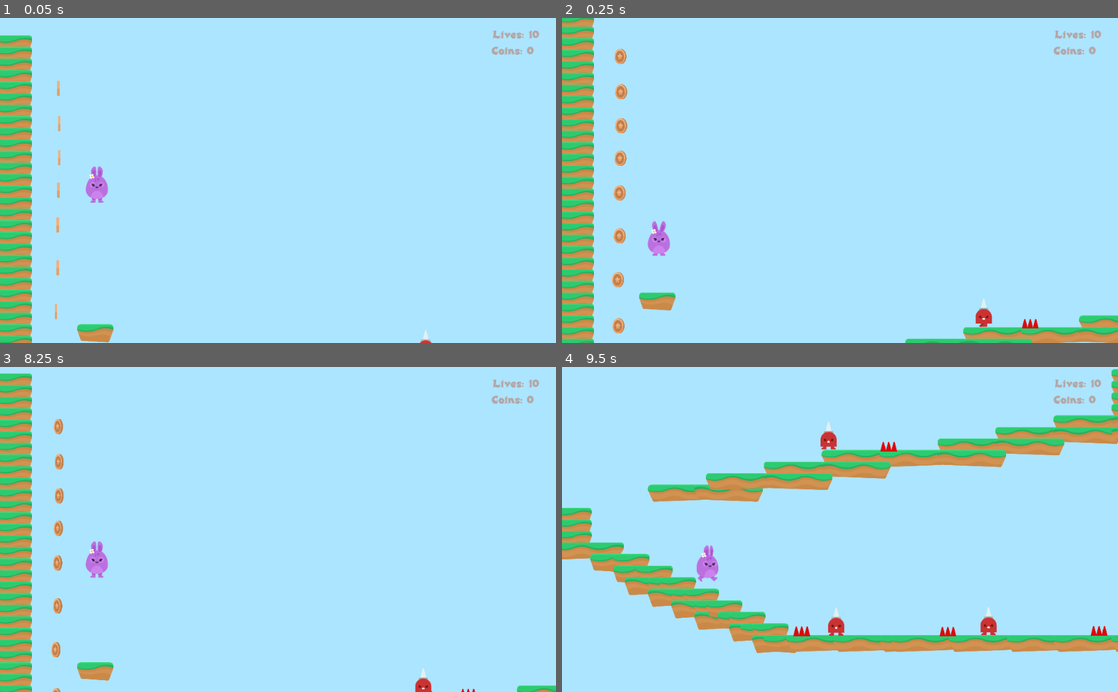
Above: before the commit, frames 1-4 (two rows, left to right).
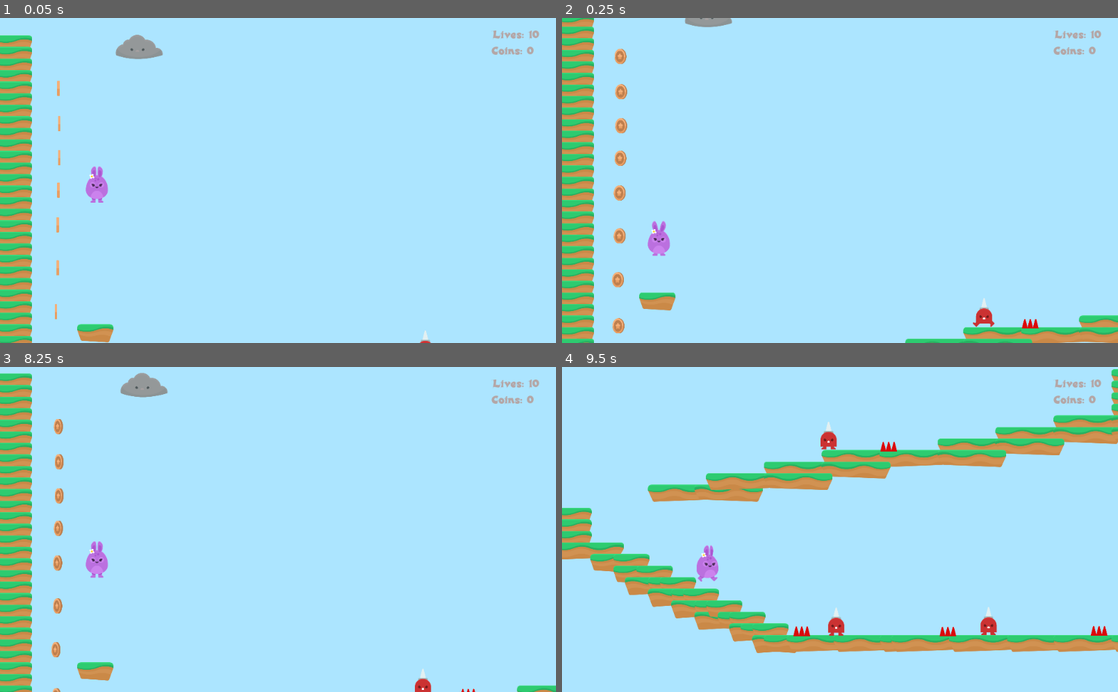
Above: after the commit, the same moments.

Repository: ikostan/IntroToGodot
Game: Godot game, scene res://Levels/Level_1.tscn
Two runs of this game, one before a commit and one after it. Both use one fixed random seed, a clock stepped at 60 frames per second and the inputs below.
Inputs (mouse positions are in pixels of both pictures, inside the frame that each line leads up to):
- Up to frame 1 (0.05 s): no input
- Up to frame 2 (0.25 s): no input
- Up to frame 3 (8.25 s): hold Right (right) 0.53-2.03 s; tap Space (jump) at 0.77, 1.52, 3.02, 3.77, 4.52, 6.02, 6.77, 7.52 s; hold Left (left) 2.03-2.78 s; hold Right (right) 2.78-4.28 s; hold Left (left) 4.28-5.03 s; hold Right (right) 5.03-5.78 s; hold Left (left) 5.78-7.28 s; hold Right (right) 7.28-8 s; click (183, 552) at 8 s
- Up to frame 4 (9.5 s): hold Right (right) from 8.78 s (still down)

The runs differ from the first frame. In frame 1, 0.4% of the frame differs, in the area x 20-78%, y 5-100%; in frame 2, 0.3%; in frame 3, 0.5%, in the area x 21-78%, y 1-100%; in frame 4, nothing differs.

Commit message:
Spring fixes + Cloud + Lighting

Diff:
--- /dev/null
+++ b/Hazards/Lighting.gd
@@ -0,0 +1,11 @@
+extends Area2D
+
+const SPEED = 300
+
+
+func _ready():
+	$LightingAudioStreamPlayer.play()
+
+
+func _on_VisibilityNotifier2D_screen_exited():
+	queue_free()
--- /dev/null
+++ b/Hazards/Lighting.tscn
@@ -0,0 +1,36 @@
+[gd_scene load_steps=7 format=2]
+
+[ext_resource path="res://GFX/Particles/lighting_blue.png" type="Texture" id=1]
+[ext_resource path="res://GFX/Particles/lighting_yellow.png" type="Texture" id=2]
+[ext_resource path="res://Hazards/Lighting.gd" type="Script" id=3]
+[ext_resource path="res://SFX/thunder2.wav" type="AudioStream" id=4]
+
+[sub_resource type="SpriteFrames" id=1]
+animations = [ {
+"frames": [ ExtResource( 1 ), ExtResource( 2 ) ],
+"loop": true,
+"name": "default",
+"speed": 5.0
+} ]
+
+[sub_resource type="RectangleShape2D" id=2]
+extents = Vector2( 27.5435, 56.6479 )
+
+[node name="Lighting" type="Node2D"]
+
+[node name="LightingArea2D" type="Area2D" parent="."]
+script = ExtResource( 3 )
+
+[node name="AnimatedSprite" type="AnimatedSprite" parent="LightingArea2D"]
+frames = SubResource( 1 )
+playing = true
+
+[node name="CollisionShape2D" type="CollisionShape2D" parent="LightingArea2D"]
+shape = SubResource( 2 )
+
+[node name="LightingAudioStreamPlayer" type="AudioStreamPlayer" parent="LightingArea2D"]
+stream = ExtResource( 4 )
+volume_db = -5.0
+
+[node name="VisibilityNotifier2D" type="VisibilityNotifier2D" parent="LightingArea2D"]
+[connection signal="screen_exited" from="LightingArea2D/VisibilityNotifier2D" to="LightingArea2D" method="_on_VisibilityNotifier2D_screen_exited"]
--- a/Items/Spring.tscn
+++ b/Items/Spring.tscn
@@ -37,7 +37,6 @@
 
 [node name="AnimatedSprite" type="AnimatedSprite" parent="."]
 frames = SubResource( 1 )
-animation = "boost"
 playing = true
 
 [node name="CollisionPolygon2D" type="CollisionPolygon2D" parent="."]
--- a/Levels/Level_1.tscn
+++ b/Levels/Level_1.tscn
@@ -10,6 +10,7 @@
 [ext_resource path="res://GUI/GUI.tscn" type="PackedScene" id=8]
 [ext_resource path="res://Coin/Coin.tscn" type="PackedScene" id=9]
 [ext_resource path="res://NPC/SpikeMan.tscn" type="PackedScene" id=10]
+[ext_resource path="res://NPC/Cloud.tscn" type="PackedScene" id=11]
 
 [node name="Level_1" type="Node2D"]
 script = ExtResource( 7 )
@@ -159,6 +160,11 @@
 [node name="SpikeMan7" parent="Hazards/SpikeMans" instance=ExtResource( 10 )]
 position = Vector2( 2922.2, -1483 )
 
+[node name="Clouds" type="Node" parent="Hazards"]
+
+[node name="Cloud" parent="Hazards/Clouds" instance=ExtResource( 11 )]
+position = Vector2( -1841.96, -2368 )
+
 [node name="AudioStreamBackgroundMusic" type="AudioStreamPlayer" parent="."]
 stream = ExtResource( 4 )
 volume_db = -10.0
--- /dev/null
+++ b/NPC/Cloud.gd
@@ -0,0 +1,21 @@
+extends Node2D
+
+var reload = false
+
+
+func _process(delta):
+	if $Sprite/CloudRayCast2D.is_colliding() and not reload:
+		fire()
+		reload = true
+		$Sprite/Timer.start()
+
+
+func fire():
+	var globals = preload("res://Levels/GameState.gd")
+	if globals.DEBUG:
+		print(self.name, ' > ', 'fire')
+	add_child(load("res://Hazards/Lighting.tscn").instance())
+
+
+func _on_Timer_timeout():
+	reload = false
--- /dev/null
+++ b/NPC/Cloud.tscn
@@ -0,0 +1,42 @@
+[gd_scene load_steps=4 format=2]
+
+[ext_resource path="res://NPC/Cloud.gd" type="Script" id=1]
+[ext_resource path="res://GFX/Enemies/cloud.png" type="Texture" id=2]
+
+[sub_resource type="Animation" id=2]
+resource_name = "Cloud"
+length = 8.0
+loop = true
+step = 1.0
+tracks/0/type = "value"
+tracks/0/path = NodePath(".:position")
+tracks/0/interp = 1
+tracks/0/loop_wrap = true
+tracks/0/imported = false
+tracks/0/enabled = true
+tracks/0/keys = {
+"times": PoolRealArray( 2, 6 ),
+"transitions": PoolRealArray( 1, 1 ),
+"update": 0,
+"values": [ Vector2( 400, 0 ), Vector2( -400, 0 ) ]
+}
+
+[node name="Cloud" type="Node2D"]
+script = ExtResource( 1 )
+
+[node name="Sprite" type="Sprite" parent="."]
+self_modulate = Color( 0.654902, 0.631373, 0.631373, 1 )
+texture = ExtResource( 2 )
+
+[node name="Timer" type="Timer" parent="Sprite"]
+one_shot = true
+
+[node name="AnimationPlayer" type="AnimationPlayer" parent="Sprite"]
+autoplay = "Cloud"
+anims/Cloud = SubResource( 2 )
+
+[node name="CloudRayCast2D" type="RayCast2D" parent="Sprite"]
+position = Vector2( 0, 60 )
+enabled = true
+cast_to = Vector2( 0, 2000 )
+[connection signal="timeout" from="Sprite/Timer" to="Sprite" method="_on_Timer_timeout"]
--- a/NPC/SpikeMan.tscn
+++ b/NPC/SpikeMan.tscn
@@ -63,7 +63,6 @@
 [node name="SpikeMan" type="Node2D"]
 
 [node name="Area2D" type="Area2D" parent="."]
-position = Vector2( 71.1332, 0 )
 collision_layer = 4
 script = ExtResource( 4 )
 
@@ -73,7 +72,9 @@
 [node name="AnimatedSprite" type="AnimatedSprite" parent="Area2D"]
 frames = SubResource( 1 )
 animation = "walk"
+frame = 1
 playing = true
+flip_h = true
 
 [node name="AnimationPlayer" type="AnimationPlayer" parent="Area2D"]
 autoplay = "SpikeMan"
Not shown: 1 places in Levels/Level_1.tscn that only renumber resources
Not shown, added: SFX/thunder2.wav.import
Not shown, added: SFX/thunder2.wav
